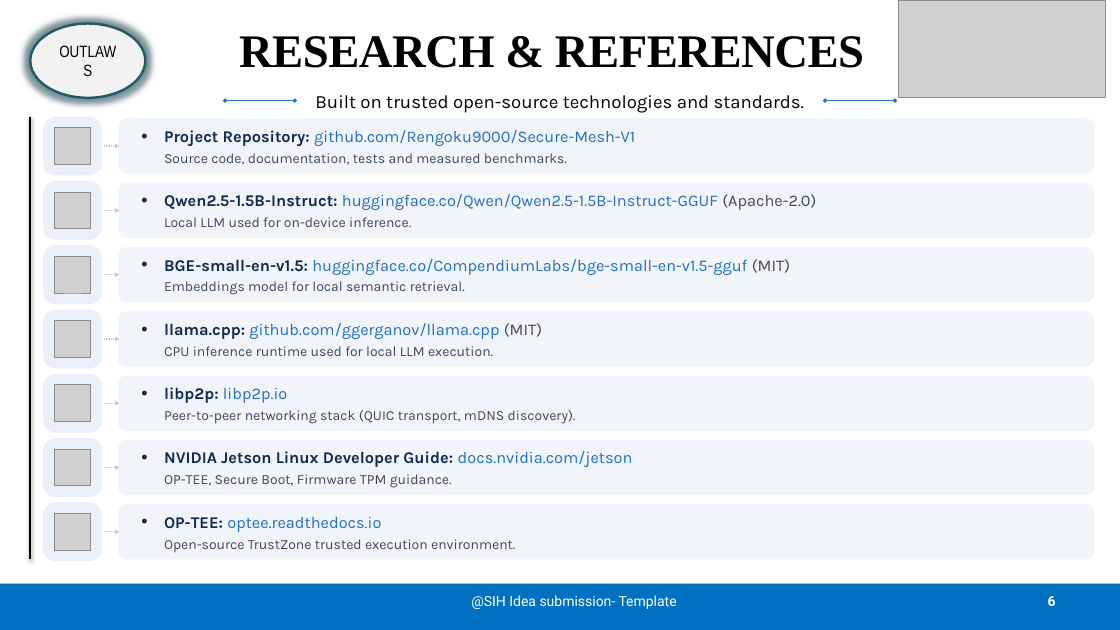
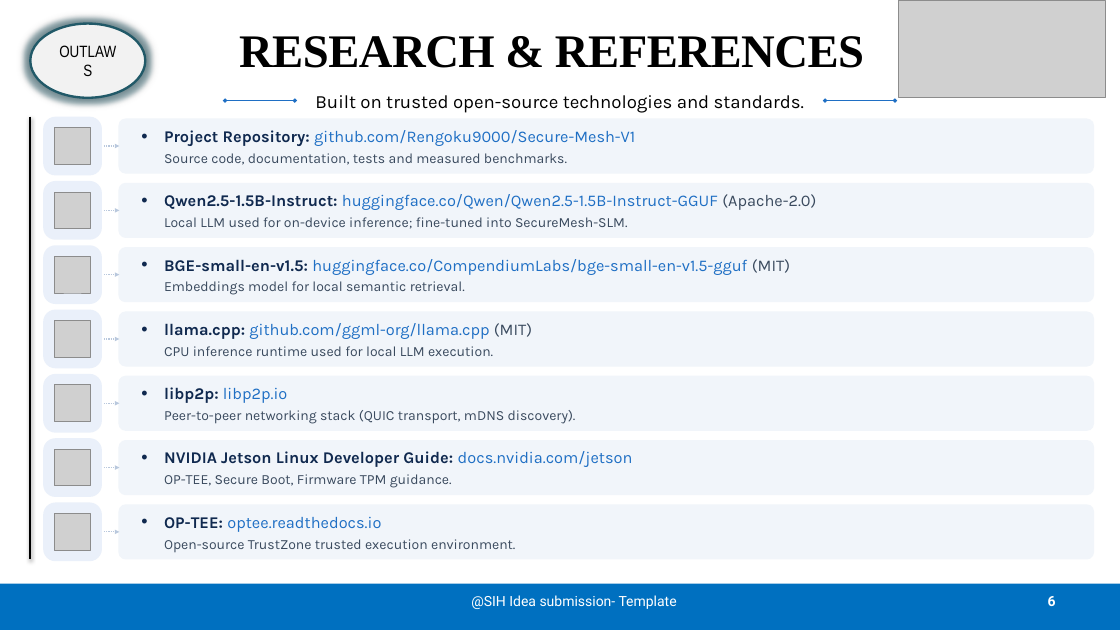
Before and after one commit to Rengoku9000/Secure-Mesh-V1, a slide deck: slide 6 of docs/PPT/secure mesh pptx.pptx. Drawn at 1120x630 pixels with LibreOffice and Linux fonts; fonts in the diff are those of the drawing; grey boxes stand for pictures. Boxes give left, top, right and bottom in pixels: in the first picture for what was removed or moved away, otherwise in the second. Text is boxed around its words. In the diff, an @@ line names an element or a change of style, - is before the commit and + after.

```diff
--- a/docs/PPT/secure mesh pptx.pptx
+++ b/docs/PPT/secure mesh pptx.pptx
@@ text at (x1=164, y1=217, x2=628, y2=229): text changed @@
-Local LLM used for on-device inference.
+Local LLM used for on-device inference; fine-tuned into SecureMesh-SLM.
@@ text at (x1=164, y1=323, x2=532, y2=339): text changed @@
-• llama.cpp: github.com/ggerganov/llama.cpp (MIT)
+• llama.cpp: github.com/ggml-org/llama.cpp (MIT)
```
Also in this commit, not shown: 3 other slides changed, 23 other files.
